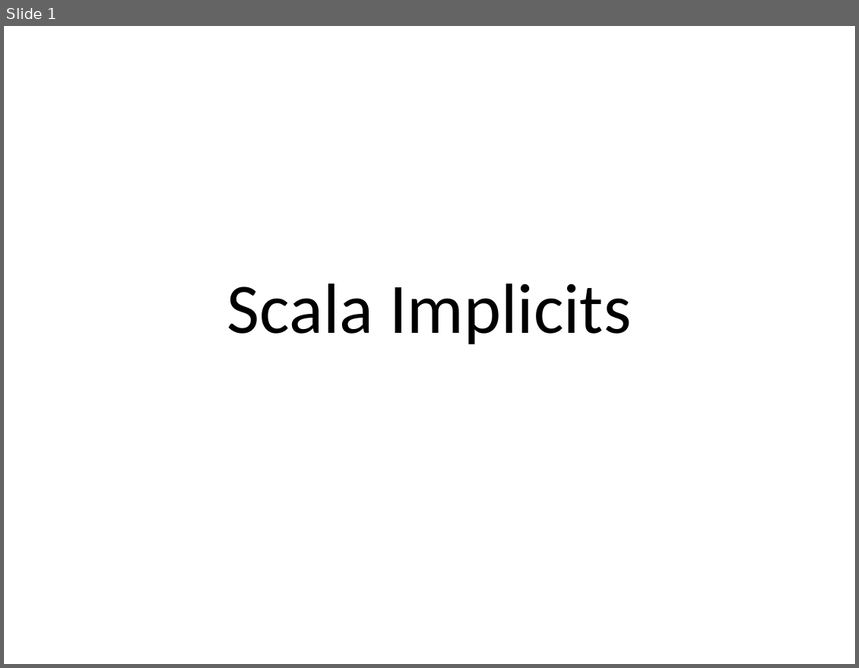
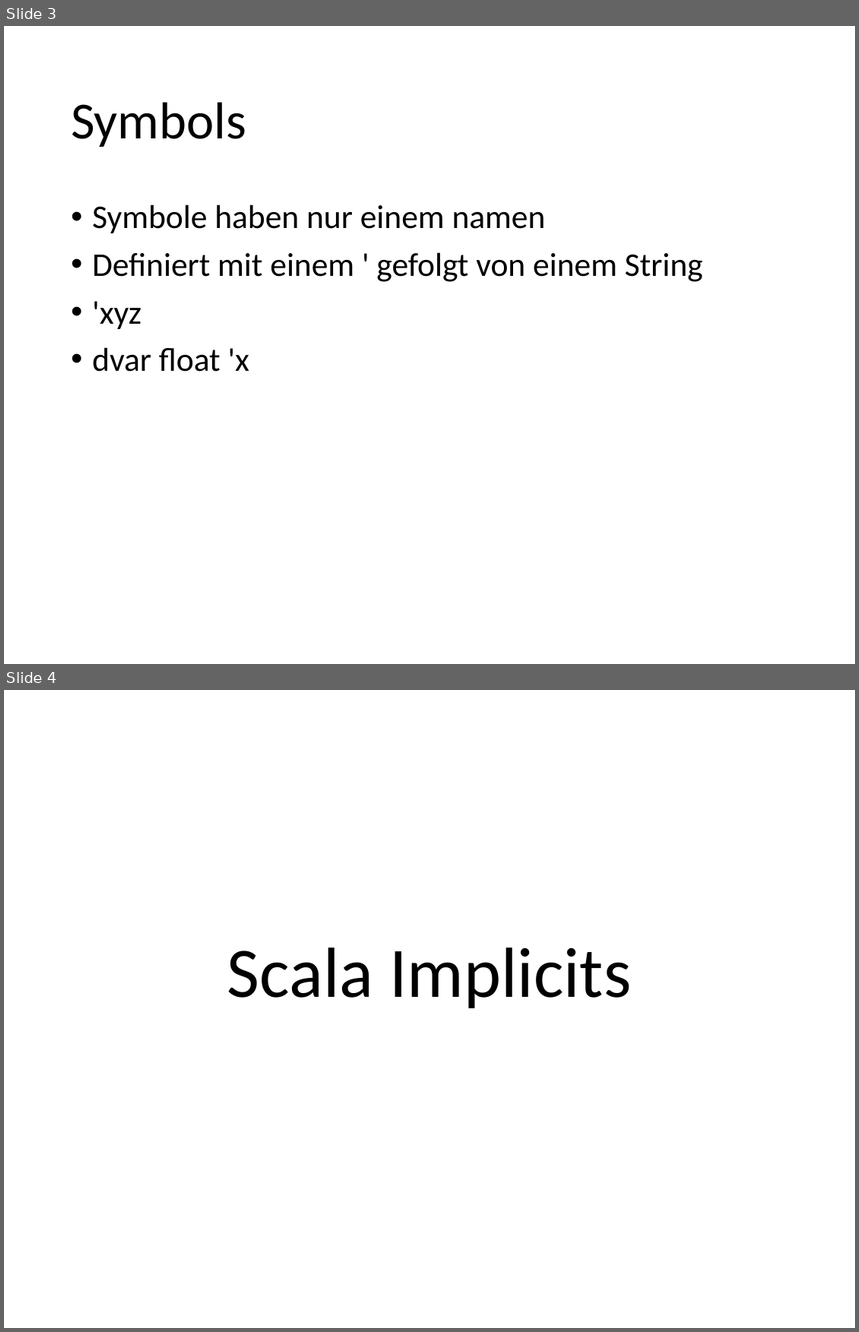
Before and after one commit to blackravendb/ScalaCPLEX, a slide deck: Scala Implicits.pptx. Shown one above the other, each under a label of ours: slide 1 before the commit, slides 3 and 4 after it. The pictures are 859x668 and 859x1332 pixels, drawn with LibreOffice and Linux fonts; fonts in the diff are those of the drawing. Boxes give left, top, right and bottom in pixels: in the first picture for what was removed or moved away, otherwise in the second. Text is boxed around its words. In the diff, an @@ line names an element or a change of style, - is before the commit and + after.

```diff
--- a/Scala Implicits.pptx
+++ b/Scala Implicits.pptx
@@ slide 3 added at bbox=[4, 26, 855, 664], background #FFFFFF @@
@@ title added at bbox=[71, 102, 246, 147], 44 pt, text #000000 @@
+Symbols
@@ text added at bbox=[92, 205, 703, 372], 28 pt, text #000000 @@
+• Symbole haben nur einem namen
+• Definiert mit einem ' gefolgt von einem String
+• 'xyz
+• dvar float 'x
@@ what was slide 1 is now slide 4 @@
```
Also in this commit, not shown: 2 other slides added, 6 other files.
